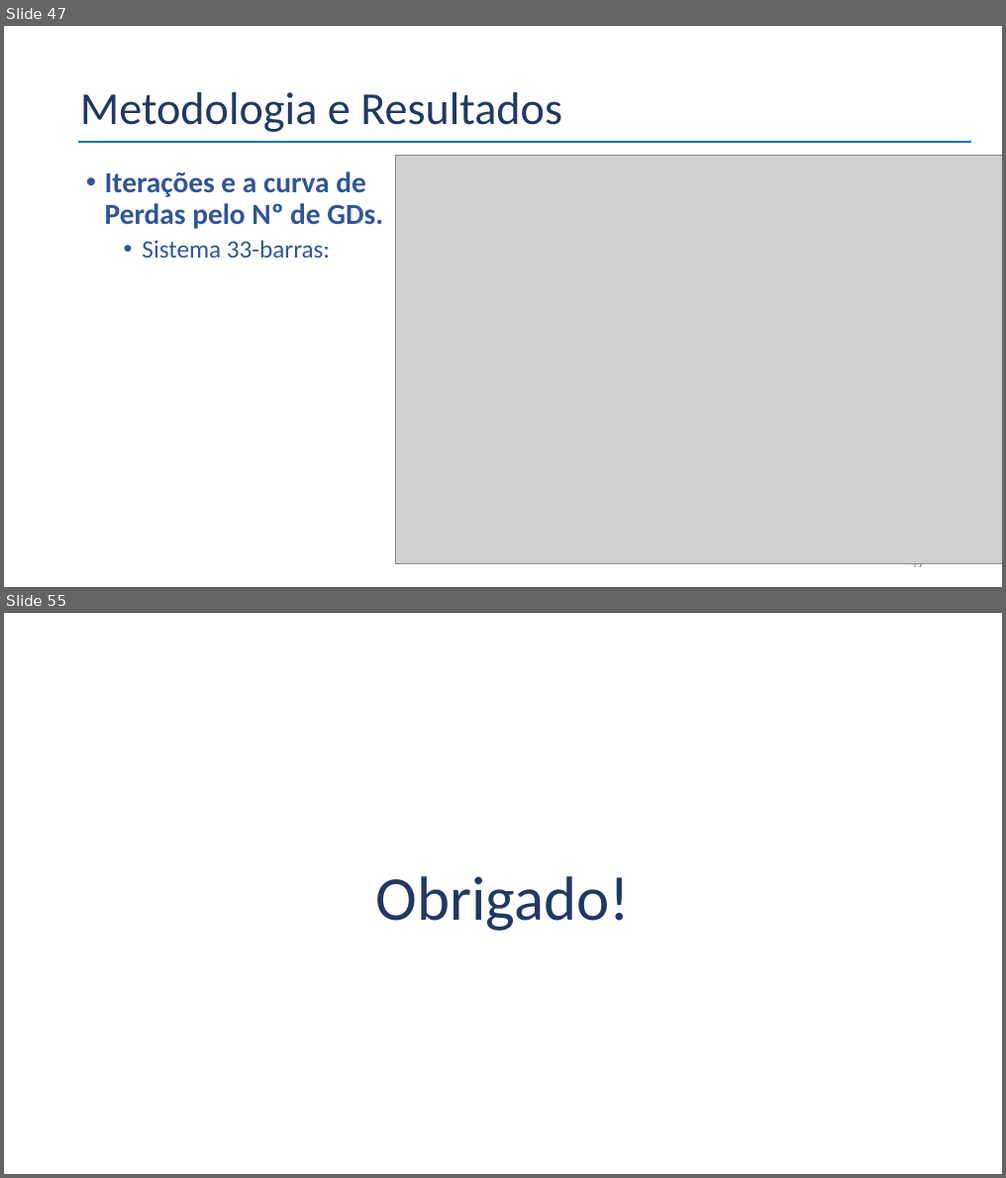
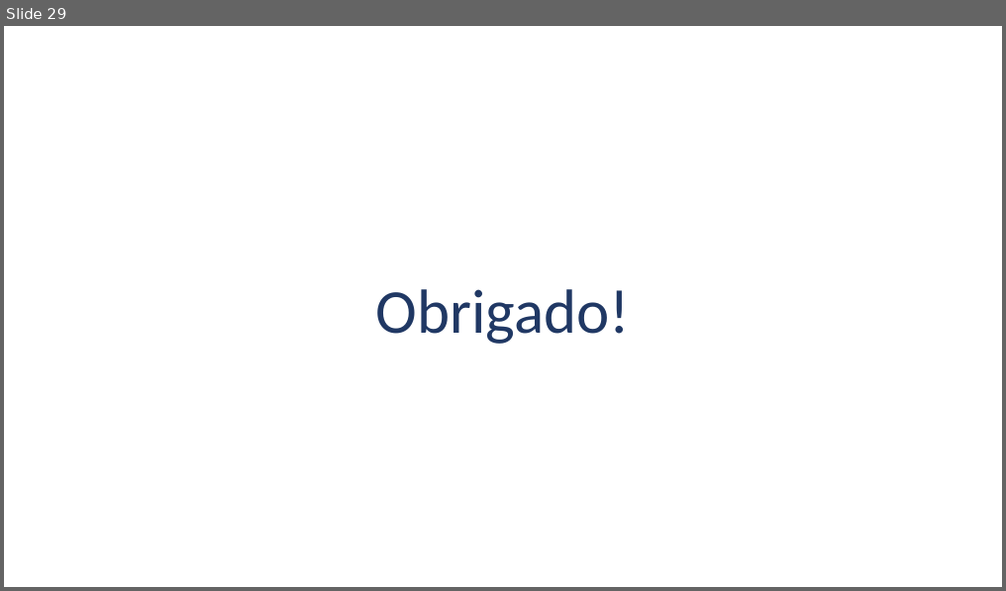
Before and after one commit to belmino15/case_selecao, a slide deck: Apresentação_Case.pptx. Shown one above the other, each under a label of ours: slides 47 and 55 before the commit, slide 29 after it; the slides between them are not shown. The pictures are 1006x1178 and 1006x591 pixels, drawn with LibreOffice and Linux fonts; fonts in the diff are those of the drawing; grey boxes stand for pictures. Boxes give left, top, right and bottom in pixels: in the first picture for what was removed or moved away, otherwise in the second. Text is boxed around its words. In the diff, an @@ line names an element or a change of style, - is before the commit and + after.

```diff
--- a/Apresentação_Case.pptx
+++ b/Apresentação_Case.pptx
@@ slide 47 removed at box(4, 26, 1002, 587), background #FFFFFF @@
@@ title removed at box(80, 92, 562, 132) @@
-Metodologia e Resultados
@@ line removed from (78, 142) to (971, 142) @@
@@ text removed at box(105, 172, 383, 258) @@
-• Iterações e a curva de Perdas pelo Nº de GDs.
-  • Sistema 33-barras:
@@ picture removed at box(395, 155, 1002, 565) @@
@@ page number removed at box(909, 564, 926, 571) @@
-47
@@ what was slide 55 is now slide 29 @@
```
Also in this commit, not shown: 28 slides added, 54 other slides removed.
